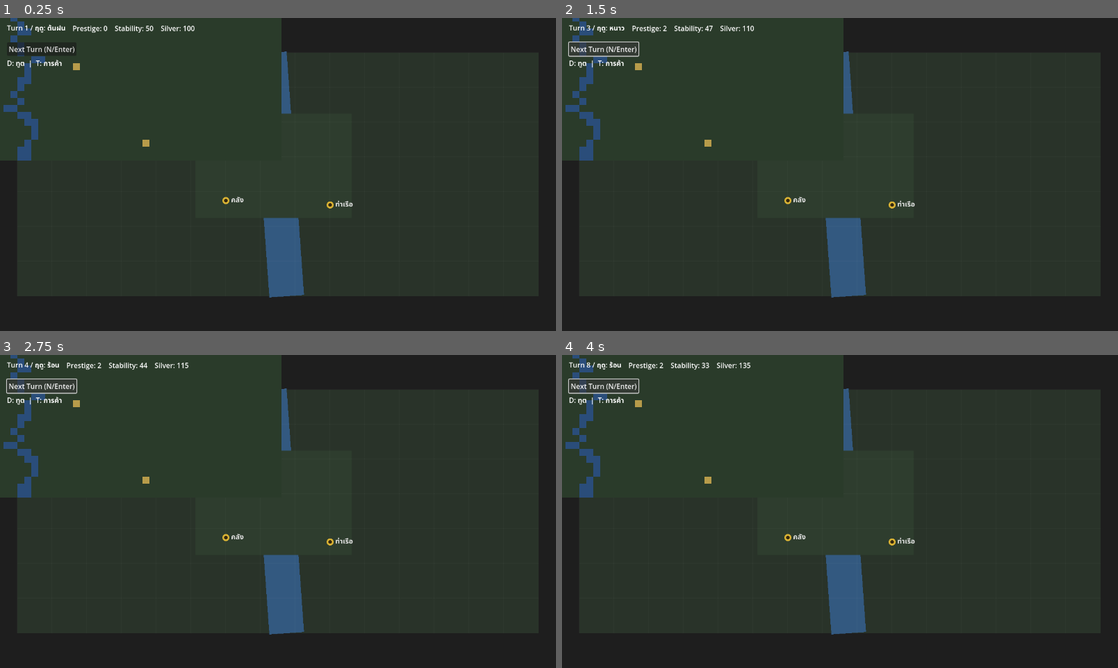
Above: before the commit, frames 1-4 (two rows, left to right).
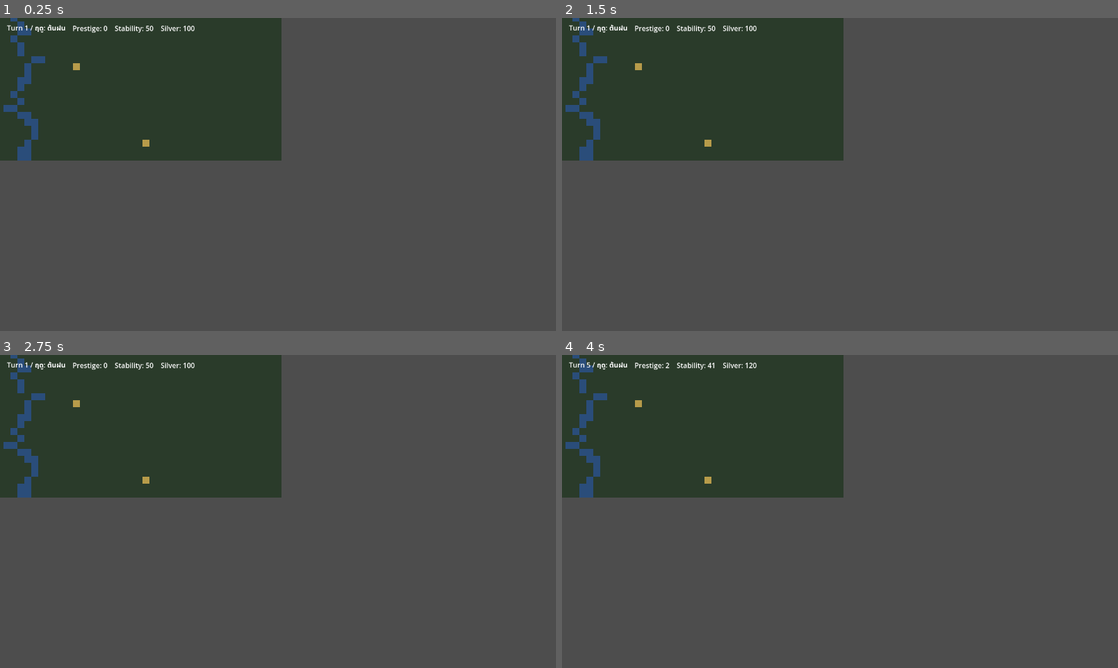
Above: after the commit, the same moments.

Repository: nuiel9/narai_mandala
Game: Godot game, scene res://scenes/world/Main.tscn
The game is run twice, just before and just after one commit, with the same random seed, the same clock (stepped at 60 frames per second) and the same inputs.
Inputs (mouse positions are in pixels of both pictures, inside the frame that each line leads up to):
- Up to frame 1 (0.25 s): no input
- Up to frame 2 (1.5 s): click (606, 49) at 0.5 s, where only the run before the commit has a clickable "Next Turn (N/Enter)"; click (606, 49) at 1.25 s, where only the run before the commit has a clickable "Next Turn (N/Enter)"
- Up to frame 3 (2.75 s): click (44, 386) at 2 s, where only the run before the commit has a clickable "Next Turn (N/Enter)"
- Up to frame 4 (4 s): tap Enter (ui_accept) at 2.75, 3.6, 3.77 s; hold Enter (ui_accept) 2.78-3.53 s

The runs differ from the first frame. In frame 1, 77% of the frame differs, in the area x 0-100%, y 0-100%; in frame 2, 78%; in frame 3, 78%; in frame 4, 78%.

Commit message:
clean: remove old Board system files, keep TileMap and enhanced TradePanel

Diff:
--- a/scenes/ui/DiplomacyPanel.tscn
+++ /dev/null
@@ -1,24 +0,0 @@
-[gd_scene load_steps=2 format=3]
-[ext_resource type="Script" path="res://scripts/ui/diplomacy_panel.gd" id="1"]
-
-[node name="DiplomacyPanel" type="Panel"]
-visible = false
-offset_left = 880.0
-offset_top = 56.0
-offset_right = 1240.0
-offset_bottom = 440.0
-script = ExtResource("1")
-
-[node name="VBox" type="VBoxContainer" parent="."]
-anchor_right = 1.0
-anchor_bottom = 1.0
-offset_left = 12.0
-offset_top = 12.0
-offset_right = -12.0
-offset_bottom = -12.0
-
-[node name="Title" type="Label" parent="VBox"]
-text = "Diplomacy"
-
-[node name="Factions" type="VBoxContainer" parent="VBox"]
-custom_constants/separation = 8
--- a/scenes/ui/HUDPanel.tscn
+++ /dev/null
@@ -1,17 +0,0 @@
-[gd_scene load_steps=2 format=3]
-[ext_resource type="Script" path="res://scripts/ui/hud_panel.gd" id="1"]
-
-[node name="HUDPanel" type="Control"]
-anchor_right = 1.0
-anchor_bottom = 1.0
-script = ExtResource("1")
-
-[node name="NextBtn" type="Button" parent="."]
-offset_left = 16.0
-offset_top = 56.0
-text = "Next Turn (N/Enter)"
-
-[node name="Hint" type="Label" parent="."]
-offset_left = 16.0
-offset_top = 92.0
-text = "D: ทูต  |  T: การค้า"
--- a/scenes/world/Board.tscn
+++ /dev/null
@@ -1,6 +0,0 @@
-[gd_scene load_steps=2 format=3]
-[ext_resource type="Script" path="res://scripts/world/board.gd" id="1"]
-
-[node name="Board" type="Node2D"]
-z_index = -1
-script = ExtResource("1")
--- a/scenes/world/Main.tscn
+++ b/scenes/world/Main.tscn
@@ -1,9 +1,6 @@
 [gd_scene load_steps=4 format=3]
 [ext_resource type="Script" path="res://scripts/world/main.gd" id="1"]
 [ext_resource type="PackedScene" path="res://scenes/ui/TopBar.tscn" id="2"]
-[ext_resource type="PackedScene" path="res://scenes/world/Board.tscn" id="3"]
-[ext_resource type="PackedScene" path="res://scenes/ui/HUDPanel.tscn" id="4"]
-[ext_resource type="PackedScene" path="res://scenes/ui/DiplomacyPanel.tscn" id="5"]
 [ext_resource type="PackedScene" path="res://scenes/ui/TradePanel.tscn" id="6"]
 [ext_resource type="PackedScene" path="res://scenes/world/Map.tscn" id="7"]
 [node name="Main" type="Node2D"]
@@ -14,13 +11,7 @@
 [node name="UI" type="CanvasLayer" parent="."]
 [node name="TopBar" parent="UI" instance=ExtResource("2")]
 
-[node name="Board" parent="." instance=ExtResource("3")]
-
 [node name="Map" parent="." instance=ExtResource("7")]
 position = Vector2(0, 0)
 
-[node name="HUD" parent="UI" instance=ExtResource("4")]
-
-[node name="DiplomacyPanel" parent="UI" instance=ExtResource("5")]
-
 [node name="TradePanel" parent="UI" instance=ExtResource("6")]
--- a/scripts/ui/diplomacy_panel.gd
+++ /dev/null
@@ -1,41 +0,0 @@
-extends Panel
-
-const NAMES := {"dutch":"ดัตช์","fr":"ฝรั่งเศส","persia":"เปอร์เซีย"}
-@onready var box: VBoxContainer = $VBox/Factions
-
-func _ready() -> void:
-    for f in ["dutch","fr","persia"]:
-        _add_row(f)
-    Diplomacy.relation_changed.connect(_on_change)
-
-func _unhandled_input(event:InputEvent) -> void:
-    if event.is_action_pressed("toggle_diplomacy"):
-        visible = !visible
-
-func _add_row(f:String) -> void:
-    var hb = HBoxContainer.new()
-    hb.custom_minimum_size.x = 320
-    var lbl = Label.new()
-    lbl.text = NAMES.get(f, f) + ":"
-    lbl.custom_minimum_size.x = 90
-    hb.add_child(lbl)
-    var stats = Label.new()
-    stats.name = f + "_stats"
-    stats.text = _fmt(f)
-    hb.add_child(stats)
-    for t in ["port_rights","mil_advisor","trade_privilege"]:
-        var b = Button.new()
-        b.text = t
-        b.pressed.connect(func(): Diplomacy.apply_treaty(t, f))
-        hb.add_child(b)
-    box.add_child(hb)
-
-func _fmt(f:String) -> String:
-    var d = Diplomacy.get_relation(f)
-    if d.is_empty(): return "-"
-    return "favor:%d fear:%d profit:%d" % [d["favor"], d["fear"], d["profit"]]
-
-func _on_change(f:String, _a:int, _b:int, _c:int) -> void:
-    var n = box.get_node_or_null("%s_stats" % f)
-    if n and n is Label:
-        n.text = _fmt(f)
--- a/scripts/ui/hud_panel.gd
+++ /dev/null
@@ -1,12 +0,0 @@
-extends Control
-@onready var next_btn: Button = $NextBtn
-
-func _ready() -> void:
-    next_btn.pressed.connect(func(): _next_turn())
-
-func _unhandled_input(event:InputEvent) -> void:
-    if event.is_action_pressed("next_turn") or event.is_action_pressed("ui_accept"):
-        _next_turn()
-
-func _next_turn() -> void:
-    Turn.next_turn()
--- a/scripts/world/board.gd
+++ /dev/null
@@ -1,29 +0,0 @@
-extends Node2D
-
-func _ready() -> void:
-    queue_redraw()
-
-func _draw() -> void:
-    # พื้นที่แผ่นดิน
-    draw_rect(Rect2(Vector2(0,0), Vector2(1280,720)), Color(0.12,0.12,0.12)) # พื้นหลังมืด
-    draw_rect(Rect2(Vector2(40,80), Vector2(1200,560)), Color(0.16,0.2,0.16)) # แผ่นดิน
-    # แม่น้ำเจ้าพระยา (ทางน้ำ)
-    var river: PackedVector2Array = PackedVector2Array([Vector2(620,80), Vector2(660,640)])
-    draw_line(river[0], river[1], Color(0.2,0.35,0.5), 80)
-    # เกาะเมือง (สี่เหลี่ยมอ่อน)
-    draw_rect(Rect2(Vector2(450,220), Vector2(360,240)), Color(0.18,0.24,0.18))
-    # ป้อม/ท่าเรือ (จุดหมุด)
-    _pin(Vector2(470,230), "ป้อม")
-    _pin(Vector2(760,430), "ท่าเรือ")
-    _pin(Vector2(520,420), "คลัง")
-    # กริดบาง ๆ
-    for x in range(40,1240,80):
-        draw_line(Vector2(x,80), Vector2(x,640), Color(1,1,1,0.04), 1)
-    for y in range(80,640,80):
-        draw_line(Vector2(40,y), Vector2(1240,y), Color(1,1,1,0.04), 1)
-
-func _pin(p:Vector2, label:String) -> void:
-    draw_circle(p, 8, Color(0.85,0.7,0.2))
-    draw_circle(p, 4, Color(0.2,0.15,0.05))
-    var font = ThemeDB.fallback_font
-    draw_string(font, p + Vector2(12,4), label, HORIZONTAL_ALIGNMENT_LEFT, -1, 16, Color(0.9,0.9,0.9))
Not shown, removed: scripts/systems/diplomacy.gd.uid
Not shown, removed: scripts/systems/event_manager.gd.uid
Not shown, removed: scripts/systems/game_state.gd.uid
Not shown, removed: scripts/systems/market.gd.uid
Not shown, removed: scripts/systems/save_load.gd.uid
Not shown, removed: scripts/systems/turn_manager.gd.uid
Not shown, removed: scripts/tests/test_runner.gd.uid
Not shown, removed: scripts/ui/diplomacy_panel.gd.uid
Not shown, removed: scripts/ui/hud_panel.gd.uid
Not shown, removed: scripts/ui/top_bar.gd.uid
Not shown, removed: scripts/ui/trade_panel.gd.uid
Not shown, removed: scripts/world/board.gd.uid
(and 2 more such lines)
